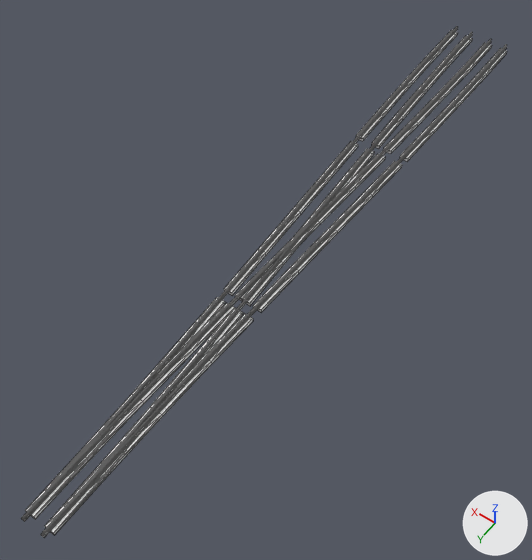
Before and after pictures for a commit that changed the OBJ model Resources/Meshes/6m/Boosted_Rail_Merge.obj.
Before and after are seen from a 50 mm camera at (-21.2, 36.7, 45.8) aimed at (1.0, 5.6, -3.0). The axes (+X, +Y, +Z) are drawn at lower right. The lights are the same throughout. Mesh edges are drawn as thin lines. Where no turn or scale is listed for an object, it has been applied to the vertices.

In view in the first picture: 'Boosted_Rail_Merge'.
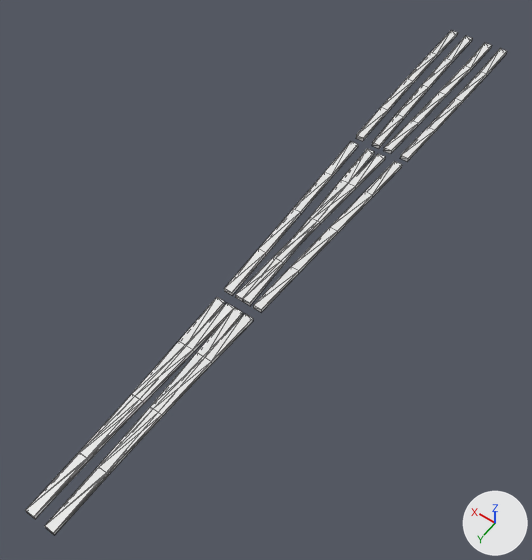
Changed parts and their boxes [x1, y1, x2, y2] in the pictures (532 x 560 px):
'Boosted_Rail_Merge', reshaped
    before: [22, 27, 507, 537]
    after: [25, 30, 507, 535]
part 1 of me_boosted_rail_merge, deleted
    before: [41, 32, 507, 537]
part 2 of me_boosted_rail_merge, deleted
    before: [22, 27, 491, 522]

Edits to the bpy script that builds the scene:
```text
Change me_boosted_rail_merge:
    where me_boosted_rail_merge.from_pydata(...)  # 1256 vertices, 2004 faces; spans x -3.2..3.2, y -32.0..32.0, z -0.3..0.4
    used by ob_boosted_rail_merge; location = (0.0, 0.0, 0.0)
    me_boosted_rail_merge part 1: the loose piece of 508 vertices spanning x -2.9..1.2, y -32.0..32.0, z 0.1..0.4 is deleted
    me_boosted_rail_merge part 2: the loose piece of 508 vertices spanning x -1.2..2.9, y -32.0..32.0, z 0.1..0.4 is deleted
```
